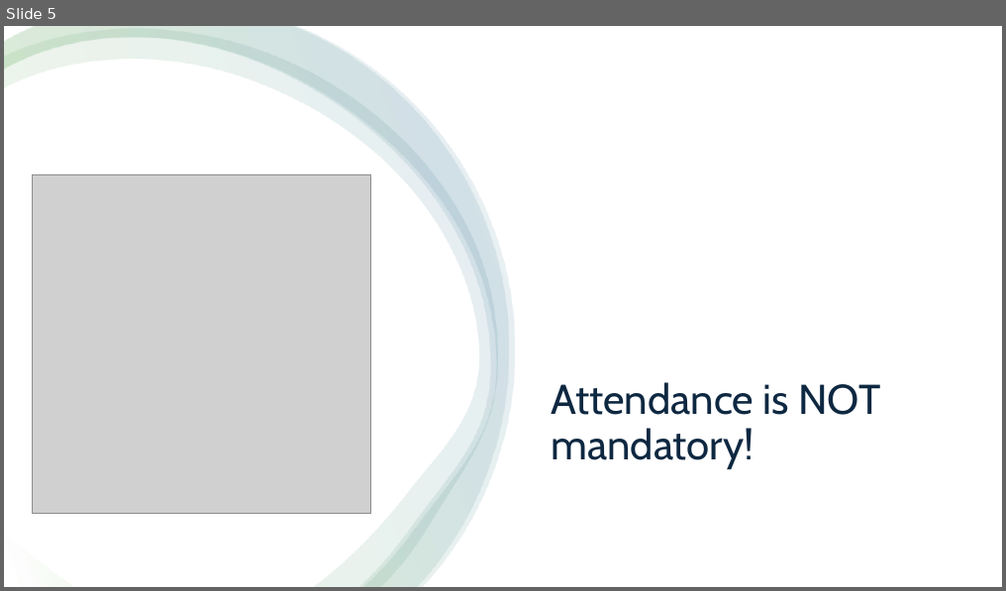
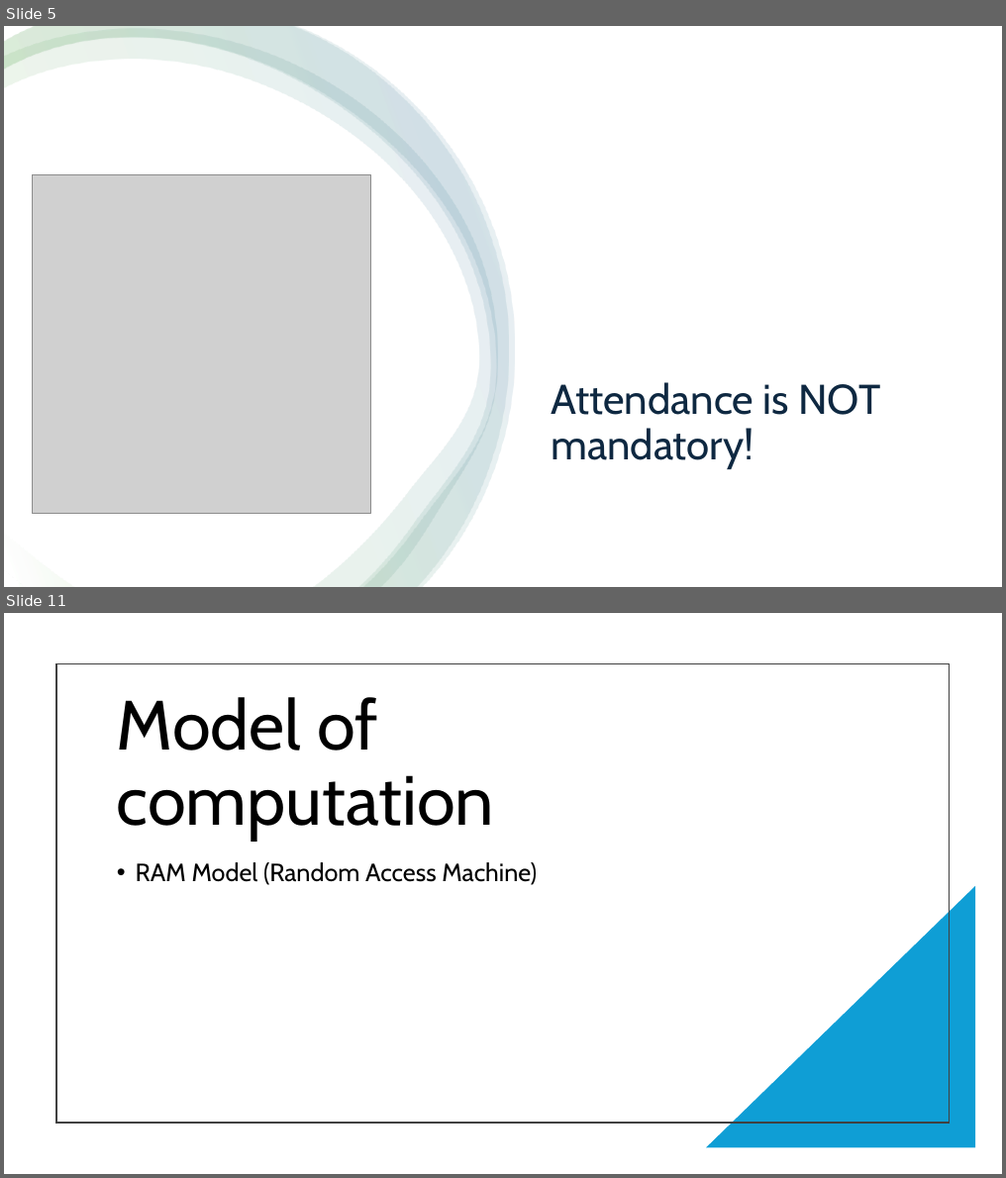
Before and after one commit to RobertNagy299/dsa-i-teaching, a slide deck: MyOwnPresentations/Data Structures and Algorithms I.pptx. Shown one above the other, each under a label of ours: slide 5 before the commit, slides 5 and 11 after it; the slides between them are not shown. The pictures are 1006x591 and 1006x1178 pixels, drawn with LibreOffice and Linux fonts; fonts in the diff are those of the drawing; grey boxes stand for pictures. Boxes give left, top, right and bottom in pixels: in the first picture for what was removed or moved away, otherwise in the second. Text is boxed around its words. In the diff, an @@ line names an element or a change of style, - is before the commit and + after.

```diff
--- a/MyOwnPresentations/Data Structures and Algorithms I.pptx
+++ b/MyOwnPresentations/Data Structures and Algorithms I.pptx
@@ slide 11 added at bbox=[4, 613, 1002, 1174], background #FFFFFF @@
@@ rectangle added at bbox=[56, 663, 949, 1123], outline #404040 1.5 pt @@
@@ title added at bbox=[117, 697, 494, 841], 67 pt, text #000000 @@
+Model of computation
@@ text added at bbox=[136, 862, 537, 885], 24 pt, text #000000 @@
+• RAM Model (Random Access Machine)
@@ right triangle added at bbox=[706, 886, 976, 1149], fill #0F9ED5 @@
```
Also in this commit, not shown: 1 slide changed, 44 other slides added.
